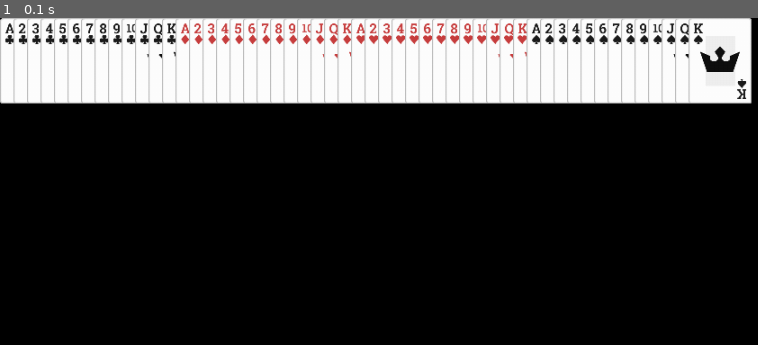
Above: before the commit, frame 1.
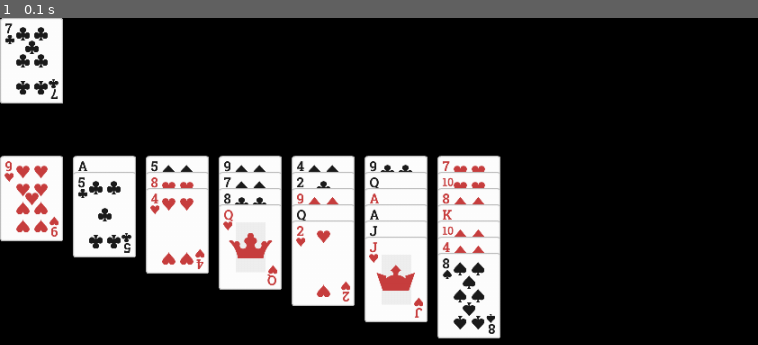
Above: after the commit, the same moment.

Repository: realpatato/pygame-solitaire
Game: pygame game, started from game.py
The game is run twice, just before and just after one commit, with the same random seed, the same clock (stepped at 60 frames per second) and the same inputs.
Inputs:
- Up to frame 1 (0.1 s): no input

The runs differ from the first frame. In frame 1, 49% of the frame differs, in the area x 0-100%, y 0-99%.

Commit message:
cards now draw to screen in correct spots, shuffle has been added

Diff:
--- a/cards.py
+++ b/cards.py
@@ -6,6 +6,10 @@
         self._val=int(suit_val[:len(suit_val)-1])
         self._sprites=sprites
         self._shown=shown
+        self._pos=(0, 0)
+
+    def set_pos(self, x, y):
+        self._pos=(x, y)
 
     def set_color(self):
         if self._suit == 'C' or self._suit == 'S':
--- a/deck_builder.py
+++ /dev/null
@@ -1,34 +0,0 @@
-import pygame
-import cards as cards
-import spritesheet_files.spritesheet_slicer as slicer
-
-def card_name_build():
-    suits=['C', 'D', 'H', 'S']
-    card_names=[]
-    for suit in suits:
-        for i in range(13):
-            card_names.append(str(i+1)+suit)
-    return card_names
-
-def sprite_dict_build():
-    spritesheet=pygame.image.load("spritesheet_files/playingCards.png")
-    card_names=[["12S", "13S", "11S", "1S", "10S", "9S", "8S", "7S", "6S", "5S"],
-            ["4S", "3S", "2S", "JOKER", "12H", "13H", "11H", "1H", "10H", "9H"],
-            ["8H", "7H", "6H", "5H", "4H", "3H", "2C", "12D", "13D", "11D"],
-            ["1D", "10D", "9D", "8D", "7D", "6D", "5D", "4D", "3D", "2D"],
-            ["12C", "13C", "11C", "1C", "10C", "9C", "8C", "7C", "6C", "5C"],
-            ["4C", "3C", "2H"]]
-    card_sprites=slicer.parse(spritesheet, 140, 190, card_names)
-    return card_sprites
-
-def sprite_list_build(sprite_dict, card_names=card_name_build()):
-    sprite_list=[]
-    for name in card_names:
-        sprite_list.append(sprite_dict[name])
-    return sprite_list
-
-def build_deck(sprite_list, sprite_dict):
-    deck=[]
-    for sprite_str in sprite_list:
-        deck.append(cards.Card(sprite_str, sprite_dict[sprite_str]))
-    return deck
--- /dev/null
+++ b/deck_manager.py
@@ -0,0 +1,84 @@
+import pygame
+import random
+import cards as cards
+import spritesheet_files.spritesheet_slicer as slicer
+
+class Deck():
+    def __init__(self, cards):
+        self._cards=cards
+        self._card_pos=0
+
+    def shuffle(self, count=1000):
+        for i in range(count):
+            card_pos_a=random.randint(0, 51)
+            card_pos_b=random.randint(0, 51)
+            temp=self._cards[card_pos_a]
+            self._cards[card_pos_a]=self._cards[card_pos_b]
+            self._cards[card_pos_b]=temp
+
+    def advance_pos(self):
+        self._card_pos+=1
+
+    def reset_pos(self):
+        self._card_pos=0
+
+def card_name_build():
+    '''
+        creates a list of all of the card names in order
+    '''
+    #creates a list of the possible suits
+    suits=['C', 'D', 'H', 'S']
+    #creates an empty list which will store the names of the cards
+    card_names=[]
+    #loops over each item in suits
+    for suit in suits:
+        #and pairs each item with a number 1-13
+        for i in range(13):
+            #adds suit_val/card name to list of card names
+            card_names.append(str(i+1)+suit)
+    #returns the newly created list
+    return card_names
+
+def sprite_dict_build():
+    '''
+        creates the dictionary of sprites using the slicer functions
+    '''
+    #loads in the spritesheet
+    spritesheet=pygame.image.load("spritesheet_files/playingCards.png")
+    #creates a list of the card names in the order they appear in the spritesheet
+    card_names=[["12S", "13S", "11S", "1S", "10S", "9S", "8S", "7S", "6S", "5S"],
+            ["4S", "3S", "2S", "JOKER", "12H", "13H", "11H", "1H", "10H", "9H"],
+            ["8H", "7H", "6H", "5H", "4H", "3H", "2C", "12D", "13D", "11D"],
+            ["1D", "10D", "9D", "8D", "7D", "6D", "5D", "4D", "3D", "2D"],
+            ["12C", "13C", "11C", "1C", "10C", "9C", "8C", "7C", "6C", "5C"],
+            ["4C", "3C", "2H"]]
+    #calling the slicer parse function
+    card_sprites=slicer.parse(spritesheet, 140, 190, card_names)
+    #returns the dictionary of sprites
+    return card_sprites
+
+def sprite_list_build(sprite_dict, card_names=card_name_build()):
+    '''
+        creates a organized list of the sprites, using a dictionary and a list of names
+    '''
+    #empty list to store the list of sprites
+    sprite_list=[]
+    #iterates over each name in list of names
+    for name in card_names:
+        #adds sprite to list
+        sprite_list.append(sprite_dict[name])
+    #returns the newly created list of sprites
+    return sprite_list
+
+def build_deck(sprite_name_list, sprite_dict):
+    '''
+        "Builds" the deck, probably temp and should probably use a deck class
+    '''
+    #empty list to contain the cards in the deck
+    deck=[]
+    #iterates over each str in the name list
+    for sprite_str in sprite_name_list:
+        #adds a card object to deck with suit_val and sprite
+        deck.append(cards.Card(sprite_str, sprite_dict[sprite_str]))
+    deck=Deck(deck)
+    return deck
--- a/game.py
+++ b/game.py
@@ -1,15 +1,21 @@
 import pygame
 import spritesheet_files.spritesheet_slicer as slicer
-import deck_builder as db
+import deck_manager as dm
 
 pygame.init()
 
 screen=pygame.display.set_mode((1000, 1000))
 
-card_names=db.card_name_build()
-card_sprites=db.sprite_dict_build()
-card_sprites_list=db.sprite_list_build(card_sprites)
-deck=db.build_deck(card_names, card_sprites)
+card_names=dm.card_name_build()
+card_sprites=dm.sprite_dict_build()
+card_sprites_list=dm.sprite_list_build(card_sprites)
+deck=dm.build_deck(card_names, card_sprites)
+deck.shuffle()
+
+for k in range(7):
+    for i in range(k, 7):
+        deck._cards[deck._card_pos].set_pos(81*i, (18*k)+153)
+        deck.advance_pos()
 
 playing=True
 
@@ -19,8 +25,12 @@
             pygame.quit()
             playing=False
 
-    for i in range(len(deck)):
-        screen.blit(deck[i]._sprites, (15*i, 0))
+    screen.fill((0,0,0))
+
+    for card in deck._cards:
+        screen.blit(card._sprites, card._pos)
+
+    deck.reset_pos()
 
     pygame.display.update()
     pygame.time.Clock().tick(60)
--- a/spritesheet_files/spritesheet_slicer.py
+++ b/spritesheet_files/spritesheet_slicer.py
@@ -12,7 +12,7 @@
         sprite_w is the width of each sprite in pixels;\n
         sprite_h is the height of each sprite in pixels;\n
         sprite_names is a list of strings used to create a dictionary, with the strings being the keys for each value;\n
-        vertical is will change the how the loop runs, either going up and down or left and right;
+        vertical will change the how the loop runs, either going up and down or left and right;
     '''
     #creates an empty dictionary that will be filled and then returned
     sprites={}
